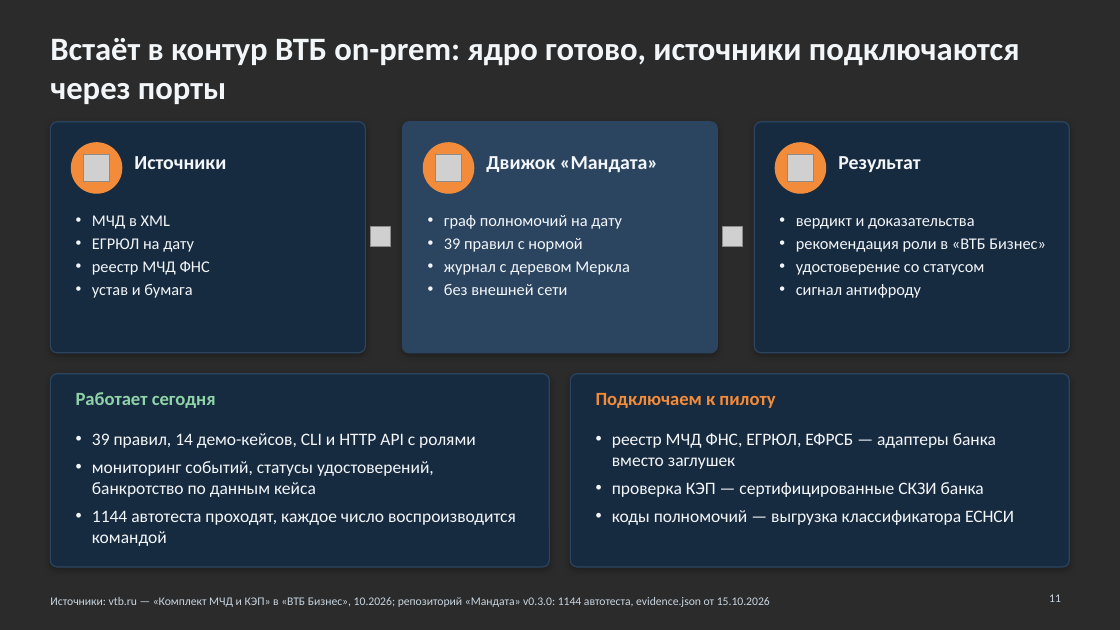
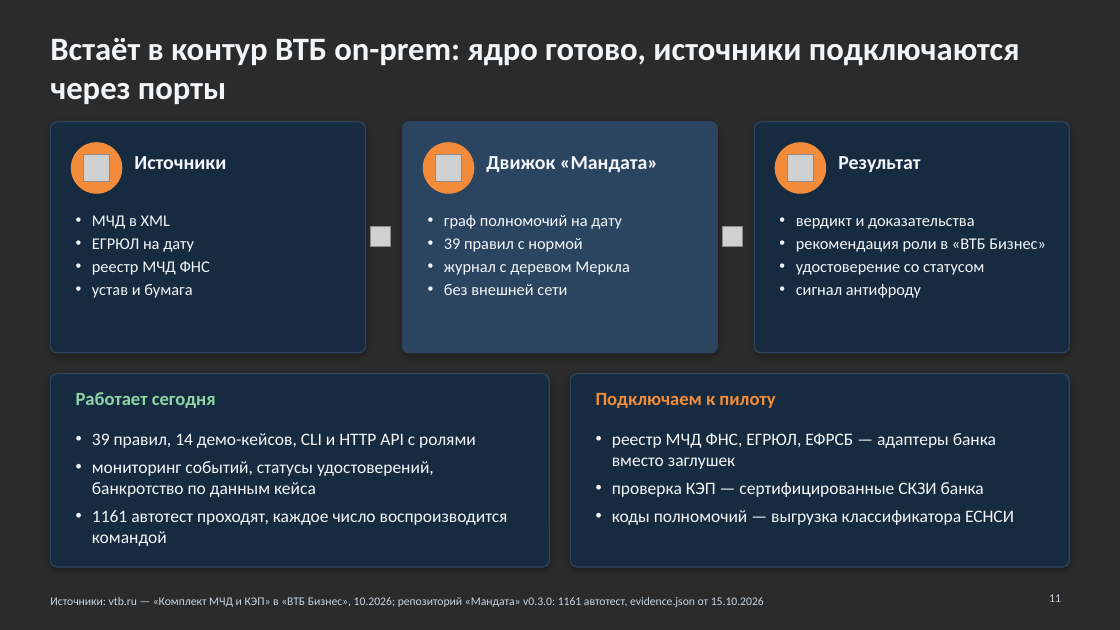
Before and after one commit to KonkovDV/Mandat, a slide deck: slide 11 of submission/slides/Mandat_VTB.pptx. Drawn at 1120x630 pixels with LibreOffice and Linux fonts; fonts in the diff are those of the drawing; grey boxes stand for pictures; background and template pictures are left out; a plain dark background stands for a picture behind light text. Boxes give left, top, right and bottom in pixels: in the first picture for what was removed or moved away, otherwise in the second. Text is boxed around its words. In the diff, an @@ line names an element or a change of style, - is before the commit and + after.

```diff
--- a/submission/slides/Mandat_VTB.pptx
+++ b/submission/slides/Mandat_VTB.pptx
@@ text at [92,510,508,546]: text changed @@
-• 1144 автотеста проходят, каждое число воспроизводится командой
+• 1161 автотест проходят, каждое число воспроизводится командой
@@ text at [50,597,764,607]: text changed @@
-Источники: vtb.ru — «Комплект МЧД и КЭП» в «ВТБ Бизнес», 10.2026; репозиторий «Мандата» v0.3.0: 1144 автотеста, evidence.json от 15.10.2026
+Источники: vtb.ru — «Комплект МЧД и КЭП» в «ВТБ Бизнес», 10.2026; репозиторий «Мандата» v0.3.0: 1161 автотест, evidence.json от 15.10.2026
```
Also in this commit, not shown: 2 other slides changed, 6 other files.
